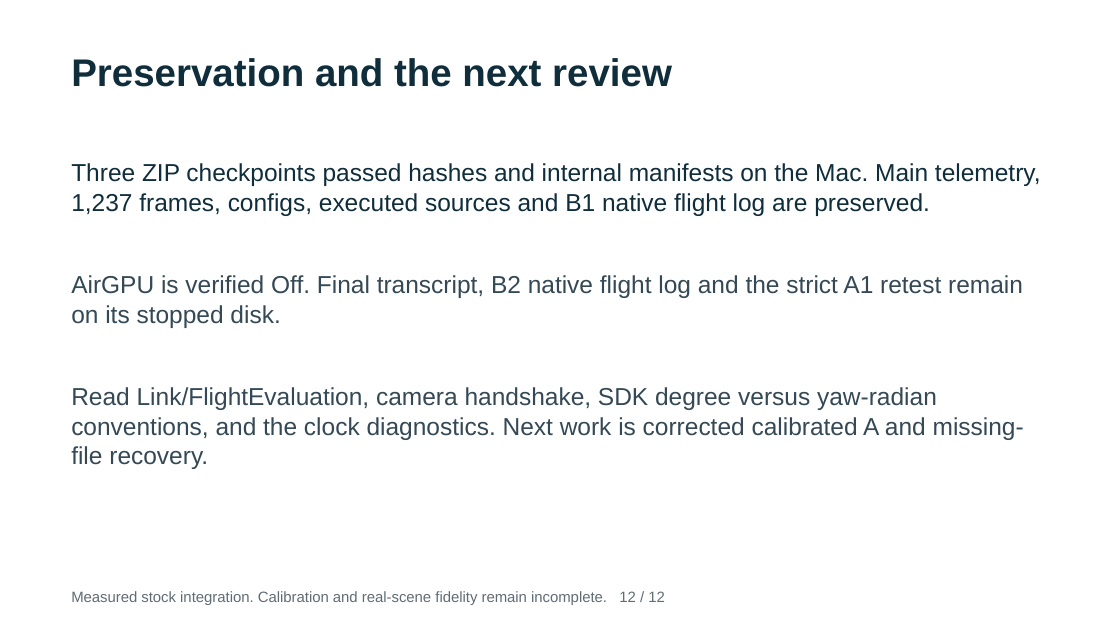
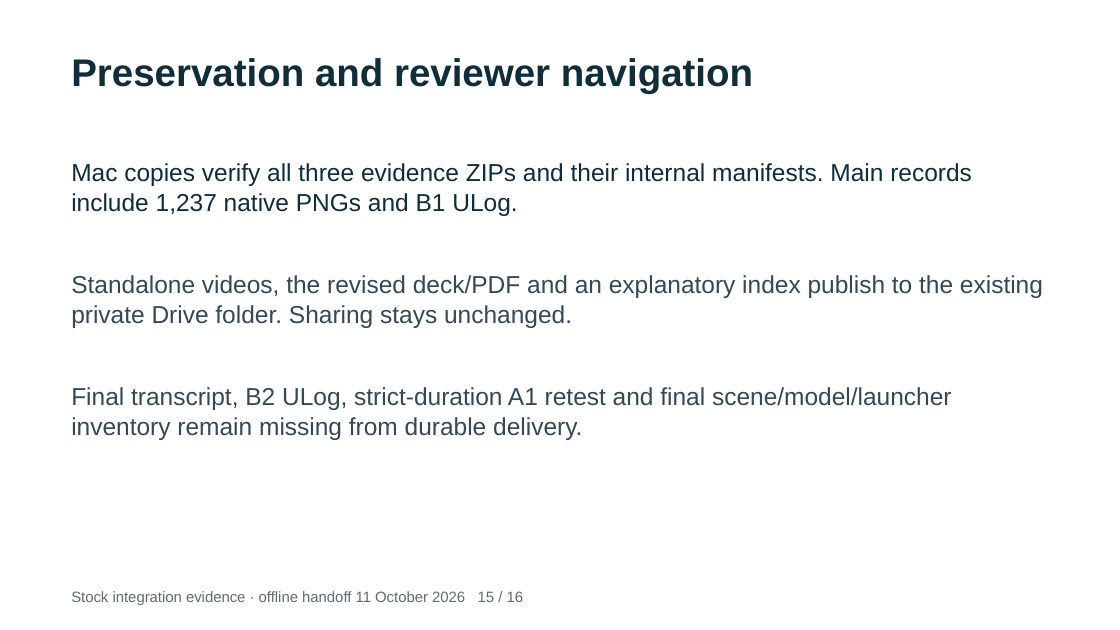
Before and after one commit to WorldExplored/R4R-Sims, a slide deck: slide 15 of results/rflysim/eval-20261010T215531Z/rflysim-evaluation.pptx (slide 12 before the commit). Drawn at 1120x630 pixels with LibreOffice and Linux fonts; fonts in the diff are those of the drawing. Boxes give left, top, right and bottom in pixels: in the first picture for what was removed or moved away, otherwise in the second. Text is boxed around its words. In the diff, an @@ line names an element or a change of style, - is before the commit and + after.

Commit message:
Complete RflySim component handoff and playable evidence

```diff
--- a/results/rflysim/eval-20261010T215531Z/rflysim-evaluation.pptx
+++ b/results/rflysim/eval-20261010T215531Z/rflysim-evaluation.pptx
@@ text at [71,58,753,94]: text changed @@
-Preservation and the next review
+Preservation and reviewer navigation
@@ text at [71,163,972,216]: text changed @@
-Three ZIP checkpoints passed hashes and internal manifests on the Mac. Main telemetry, 1,237 frames, configs, executed sources and B1 native flight log are preserved.
+Mac copies verify all three evidence ZIPs and their internal manifests. Main records include 1,237 native PNGs and B1 ULog.
@@ text at [71,275,1043,328]: text changed @@
-AirGPU is verified Off. Final transcript, B2 native flight log and the strict A1 retest remain on its stopped disk.
+Standalone videos, the revised deck/PDF and an explanatory index publish to the existing private Drive folder. Sharing stays unchanged.
@@ text at [71,387,952,440]: text changed @@
-Read Link/FlightEvaluation, camera handshake, SDK degree versus yaw-radian conventions, and the clock diagnostics. Next work is corrected calibrated A and missing-file recovery.
+Final transcript, B2 ULog, strict-duration A1 retest and final scene/model/launcher inventory remain missing from durable delivery.
@@ text at [71,591,524,605]: text changed @@
-Measured stock integration. Calibration and real-scene fidelity remain incomplete. 12 / 12
+Stock integration evidence · offline handoff 11 October 2026 15 / 16
```
Also in this commit, not shown: 7 other slides changed, 8 slides added, 4 slides removed, 48 other files.
